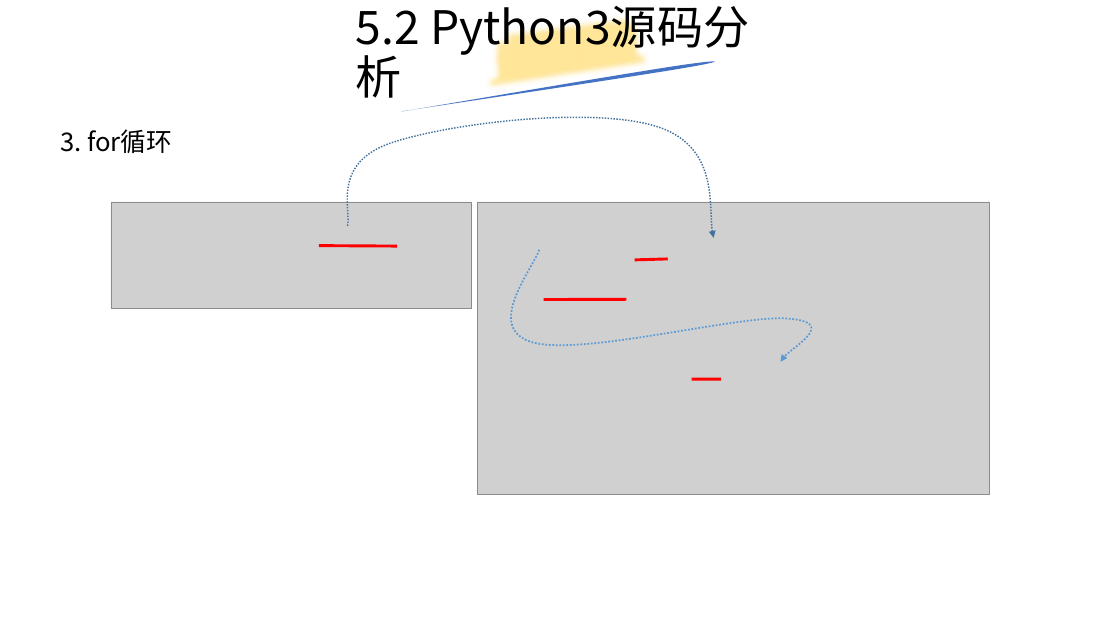
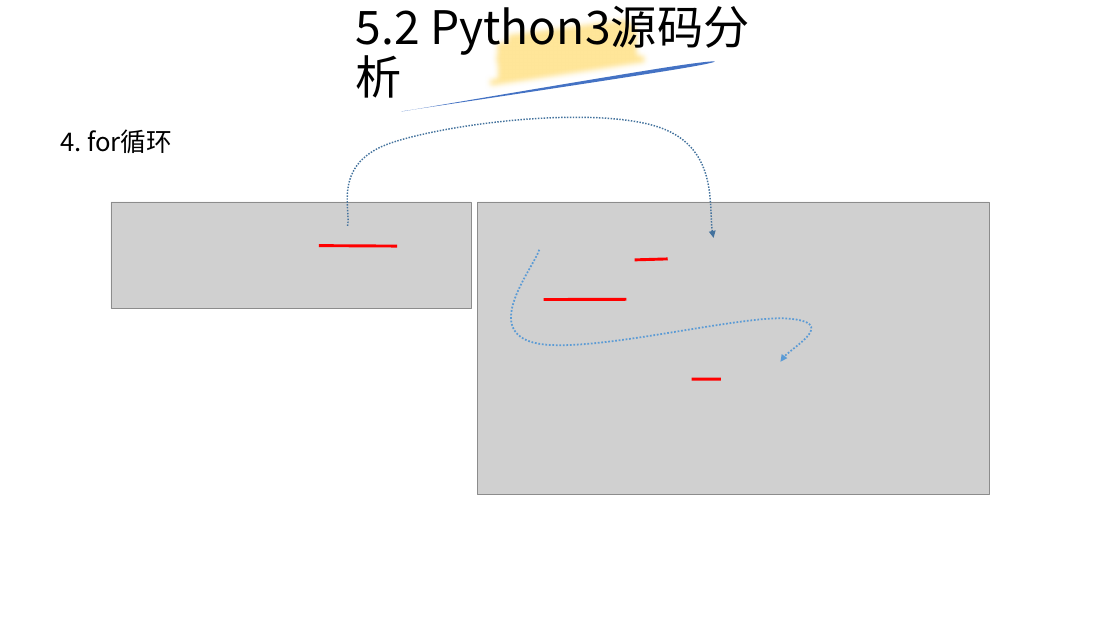
Before and after one commit to yiwenliu/CorePython, a slide deck: slide 31 of PPT/CorePython.pptx (slide 30 before the commit). Drawn at 1120x630 pixels with LibreOffice and Linux fonts; fonts in the diff are those of the drawing; grey boxes stand for pictures. Boxes give left, top, right and bottom in pixels: in the first picture for what was removed or moved away, otherwise in the second. Text is boxed around its words. In the diff, an @@ line names an element or a change of style, - is before the commit and + after.

```diff
--- a/PPT/CorePython.pptx
+++ b/PPT/CorePython.pptx
@@ text at box(60, 129, 172, 153): text changed @@
-3. for循环
+4. for循环
```
Also in this commit, not shown: 2 other slides changed, 1 slide added, 1 other file.
